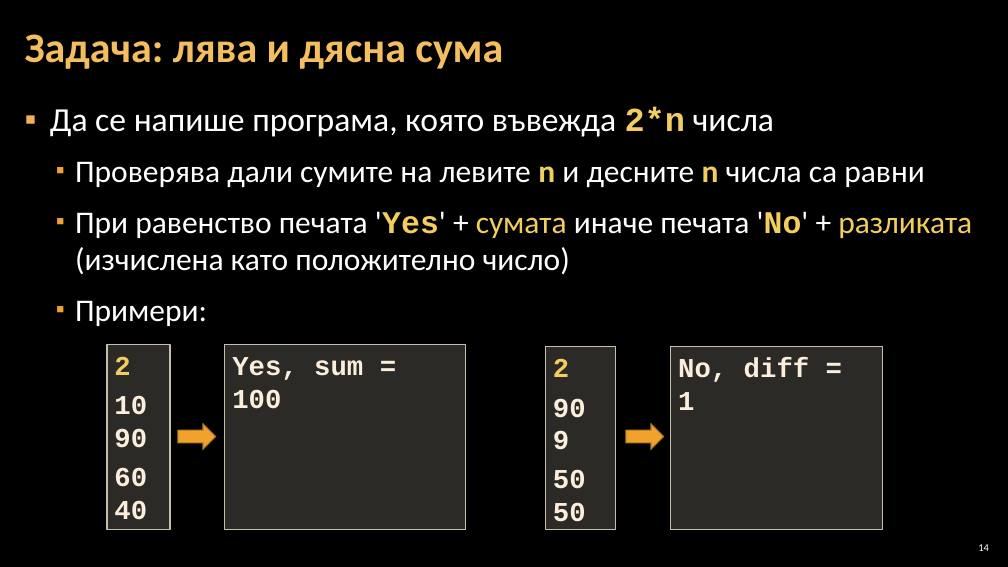
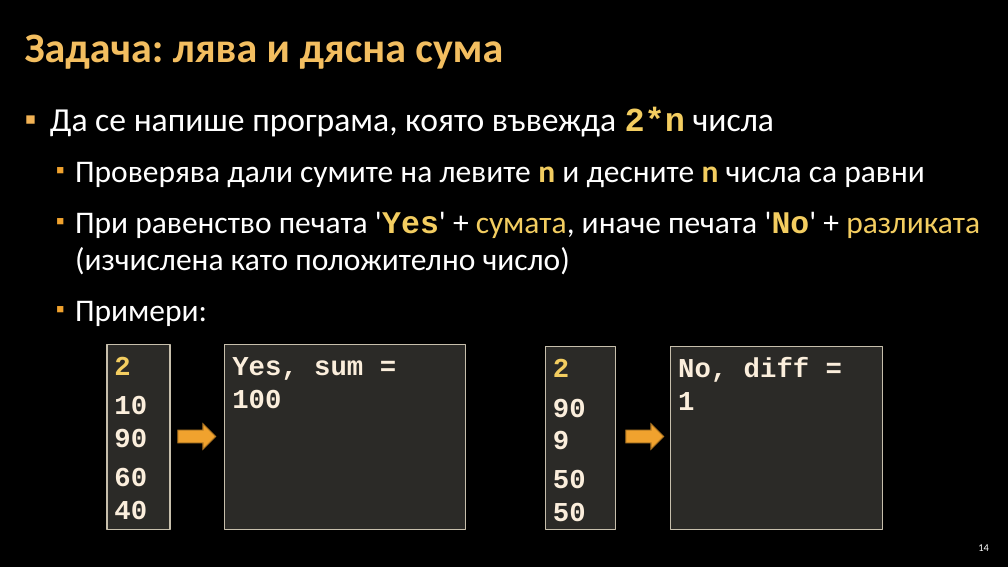
Before and after one commit to Software-University/Python-Basics, a slide deck: slide 14 of 5. Loops/5. Loops.pptx. Drawn at 1008x567 pixels with LibreOffice and Linux fonts; fonts in the diff are those of the drawing; background and template pictures are left out. Boxes give left, top, right and bottom in pixels: in the first picture for what was removed or moved away, otherwise in the second. Text is boxed around its words. In the diff, an @@ line names an element or a change of style, - is before the commit and + after.

```diff
--- a/5. Loops/5. Loops.pptx
+++ b/5. Loops/5. Loops.pptx
@@ text at [75, 211, 980, 274]: text changed @@
-  ▪ При равенство печата 'Yes' + сумата иначе печата 'No' + разликата (изчислена като положително число)
+  ▪ При равенство печата 'Yes' + сумата, иначе печата 'No' + разликата (изчислена като положително число)
```
Also in this commit, not shown: 2 other slides changed, 5 other files.
